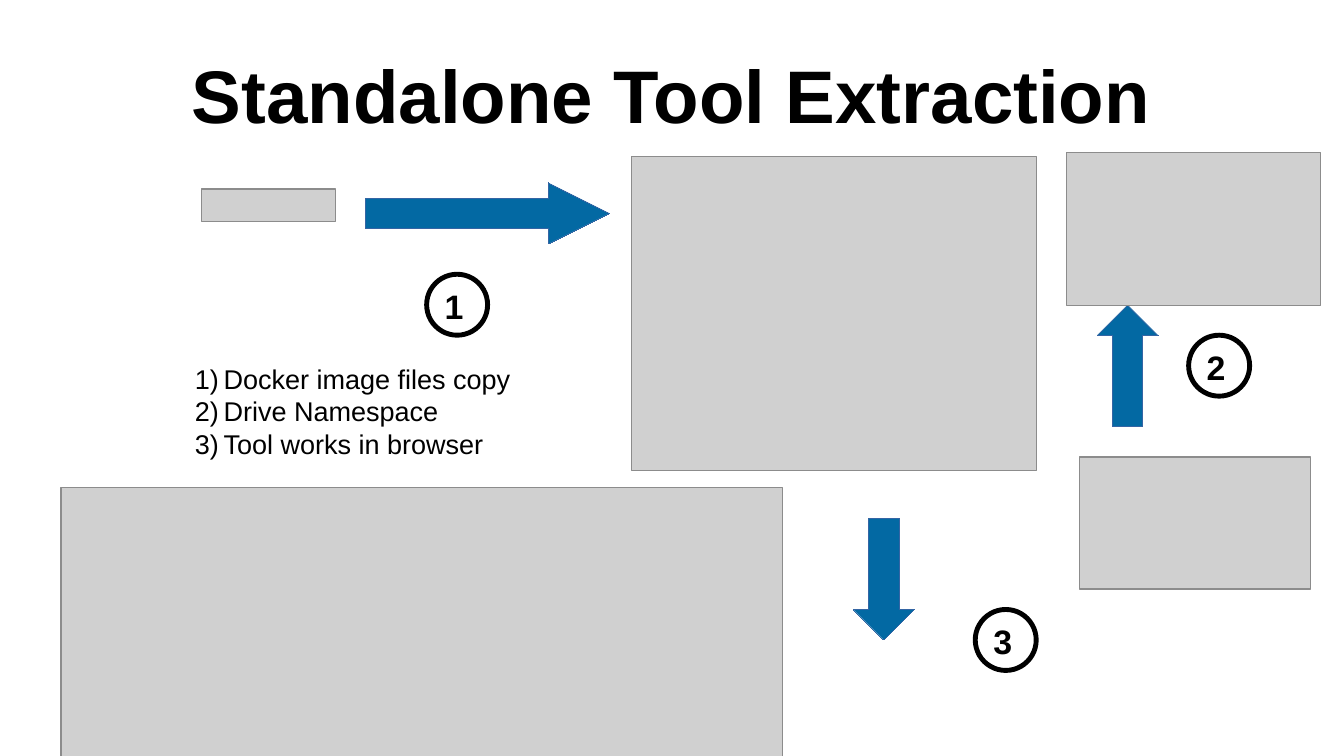
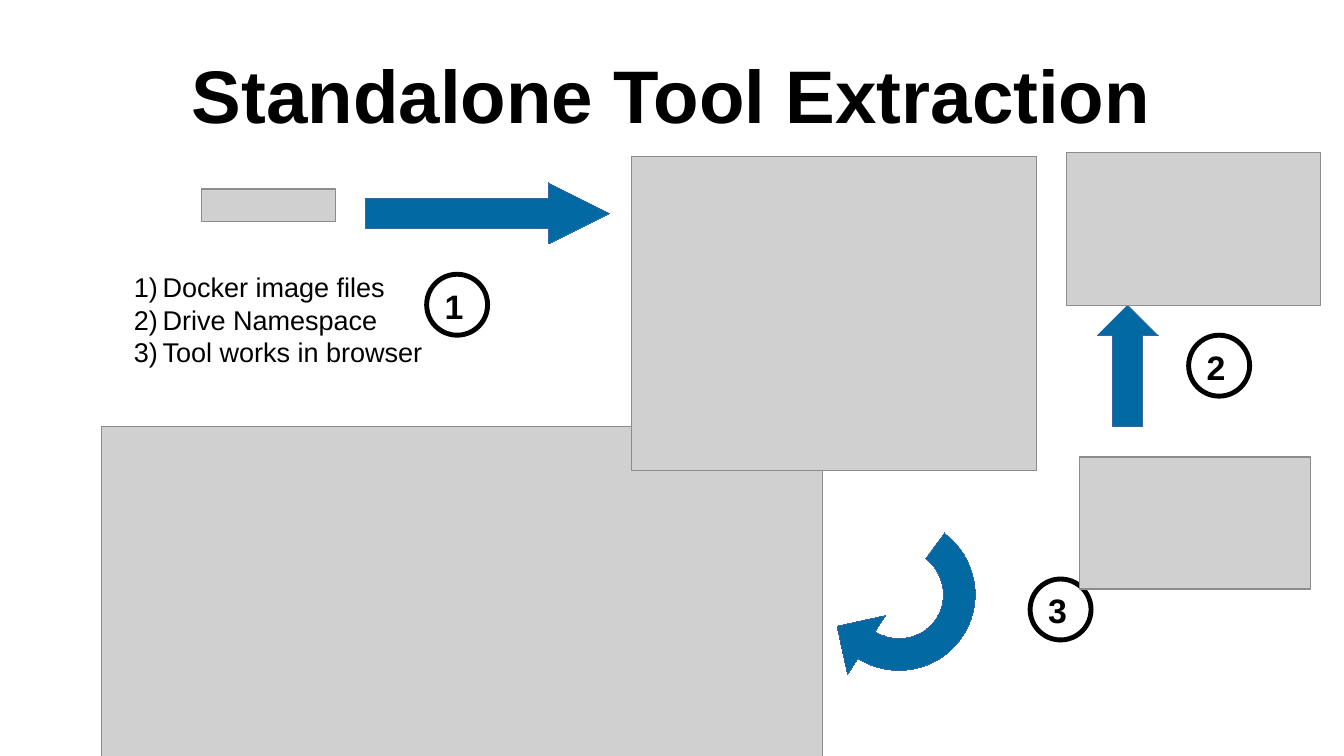
Before and after one commit to sergueik/springboot_study, a slide deck: slide 2 of basic-mermaid-react/standalone_tool_extraction.odp. Drawn at 1344x756 pixels with LibreOffice and Linux fonts; fonts in the diff are those of the drawing; grey boxes stand for pictures. Boxes give left, top, right and bottom in pixels: in the first picture for what was removed or moved away, otherwise in the second. Text is boxed around its words. In the diff, an @@ line names an element or a change of style, - is before the commit and + after.

```diff
--- a/basic-mermaid-react/standalone_tool_extraction.odp
+++ b/basic-mermaid-react/standalone_tool_extraction.odp
@@ text "Docker image files": place and size @@
-text "Docker image files" at box(224, 369, 510, 455)
+text "Docker image files" at box(163, 277, 422, 363)
@@ text at box(163, 277, 385, 302): text changed @@
-1) Docker image files copy
+1) Docker image files
@@ picture: place and size @@
-picture at box(61, 488, 783, 756)
+picture at box(101, 427, 823, 756)
@@ freeform shape added at box(793, 488, 1006, 701), fill #0369A3, outline #3465A4 0 pt @@
@@ down arrow removed at box(854, 518, 915, 640) @@
@@ ellipse: place and size @@
-ellipse at box(976, 610, 1037, 671)
+ellipse at box(1031, 579, 1092, 640)
@@ text "3": place and size @@
-text "3" at box(993, 630, 1012, 655)
+text "3" at box(1048, 599, 1067, 624)
```
Also in this commit, not shown: 1 slide removed, 2 other files.
